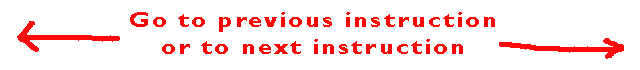
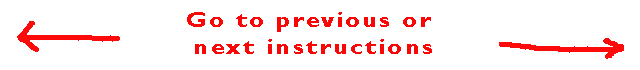
Layered file, before and after one edit (640×70). Changes by layer:
renamed "Go to previous instruction or to next instruction" to "Go to previous or next instructions", painted on it over [130, 12, 495, 54]
